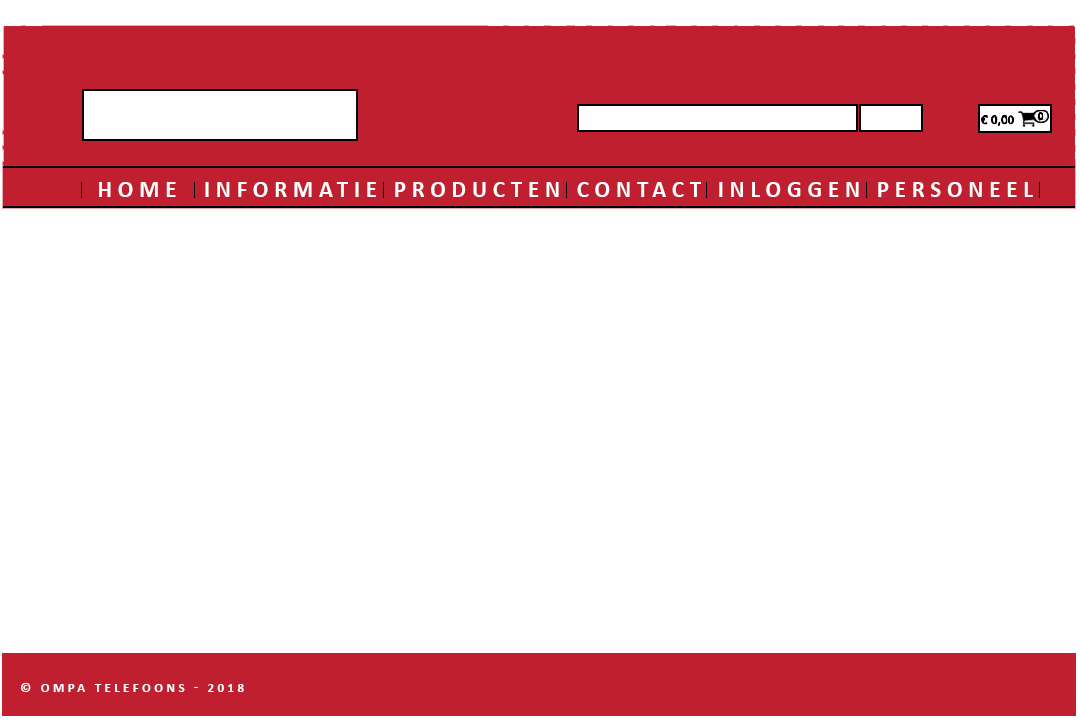
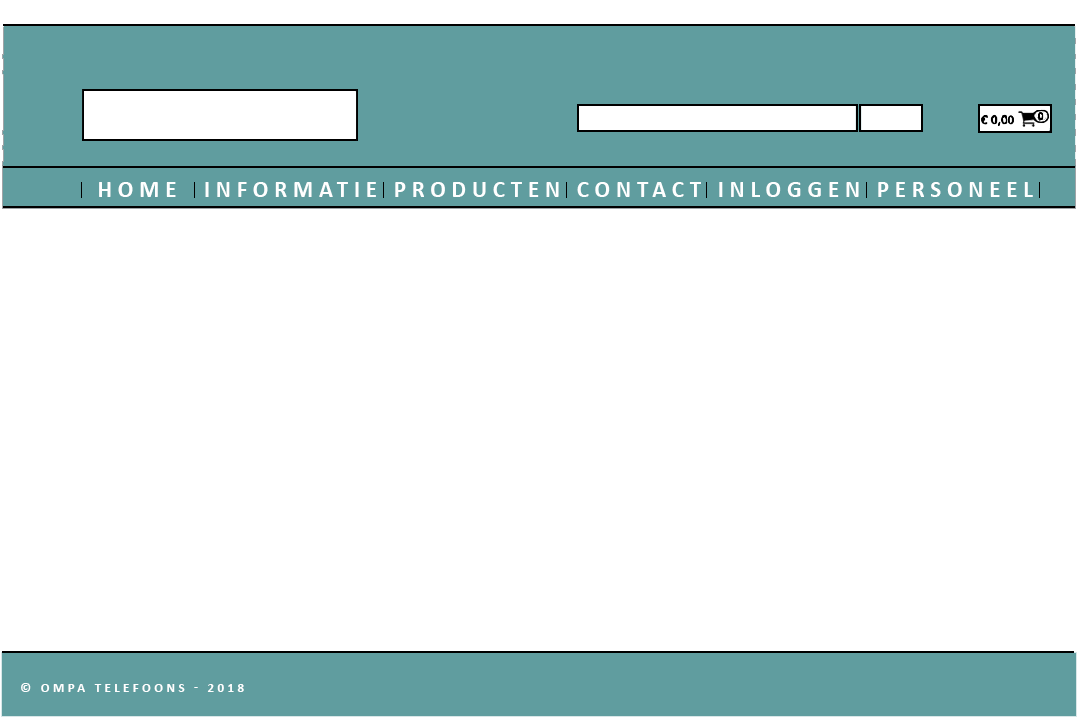
Layers edited between the first and the second (1080, 720) image:
added layer "Layer 6 copy 3" above "Layer 6 copy 2" over [2, 651, 1074, 653]
added layer "Layer 6 copy 2" above "Layer 6" over [3, 24, 1075, 26]
painted on "site" over [1, 25, 1077, 717]
